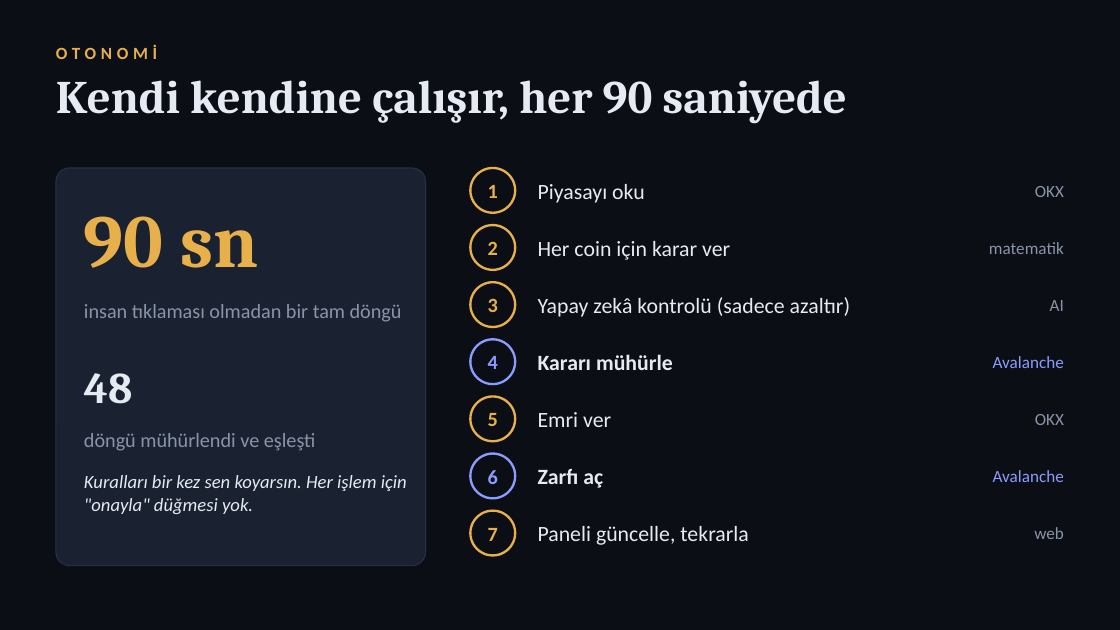
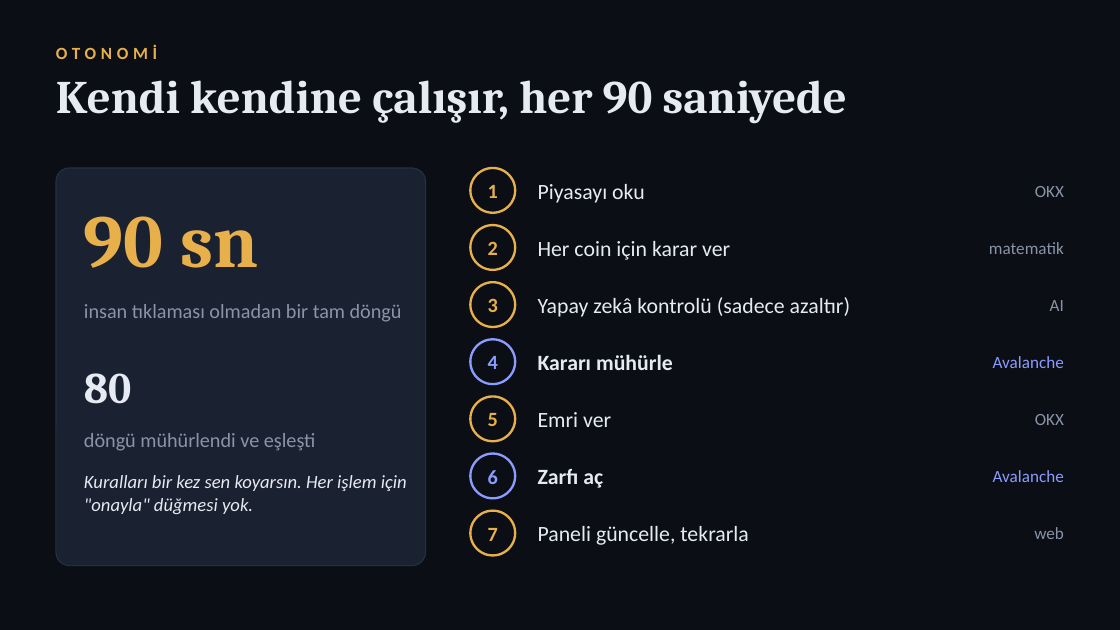
Before and after one commit to WalAngeL06/grail-agent, a slide deck: slide 6 of docs/pitch/GRAIL-pitch.pptx. Drawn at 1120x630 pixels with LibreOffice and Linux fonts; fonts in the diff are those of the drawing. Boxes give left, top, right and bottom in pixels: in the first picture for what was removed or moved away, otherwise in the second. Text is boxed around its words. In the diff, an @@ line names an element or a change of style, - is before the commit and + after.

```diff
--- a/docs/pitch/GRAIL-pitch.pptx
+++ b/docs/pitch/GRAIL-pitch.pptx
@@ text at (84,373,131,404): text changed @@
-48
+80
```
Also in this commit, not shown: 4 other slides changed, 9 other files.
